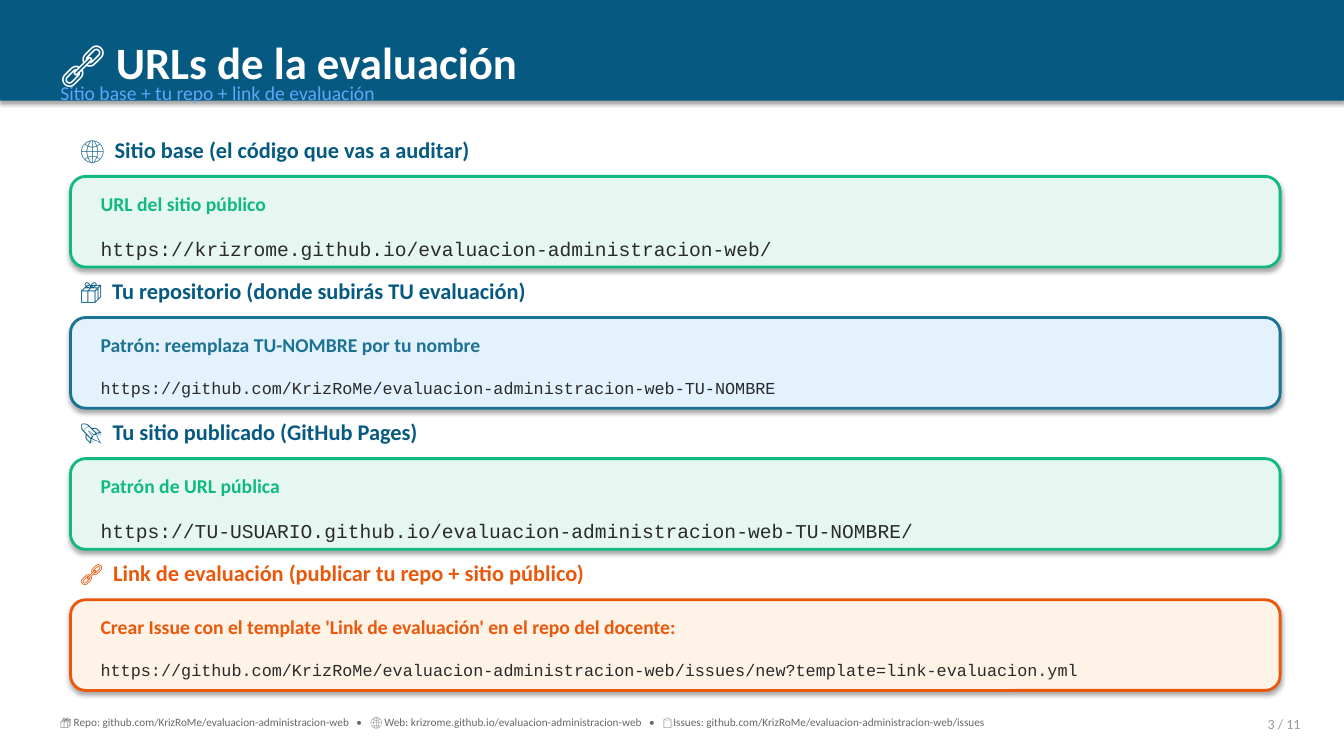
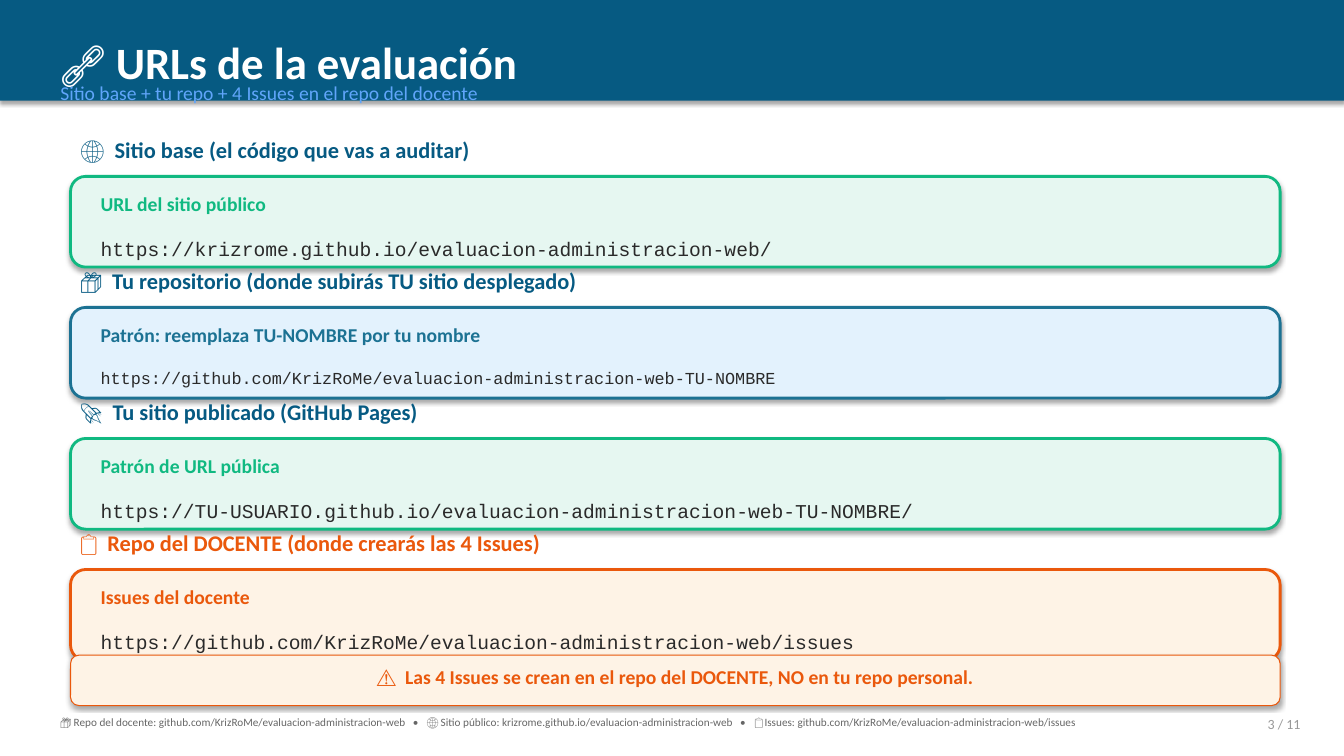
Before and after one commit to KrizRoMe/evaluacion-administracion-web, a slide deck: slide 3 of EVALUACION_PRACTICA_01.pptx. Drawn at 1344x756 pixels with LibreOffice and Linux fonts; fonts in the diff are those of the drawing. Boxes give left, top, right and bottom in pixels: in the first picture for what was removed or moved away, otherwise in the second. Text is boxed around its words. In the diff, an @@ line names an element or a change of style, - is before the commit and + after.

Commit message:
feat: 4 Issues en el repo del DOCENTE (3 hallazgos + 1 link-evaluación)
- PPT: 4 Issues × 5 pts = 20 pts
- 3 Issues de hallazgos: 1 rendimiento + 1 accesibilidad + 1 mantenimiento
- 4ª Issue: link-evaluación (link repo + link público)
- Todas las Issues se hacen en KrizRoMe/evaluacion-administracion-web/issues
- README plantilla con 4 secciones (Issue 1-4)
- Checklist actualizado
- Instrucciones actualizadas

```diff
--- a/EVALUACION_PRACTICA_01.pptx
+++ b/EVALUACION_PRACTICA_01.pptx
@@ text at bbox=[60, 83, 478, 105]: text changed @@
-Sitio base + tu repo + link de evaluación
+Sitio base + tu repo + 4 Issues en el repo del docente
@@ text at bbox=[112, 270, 576, 293]: text changed @@
-📦 Tu repositorio (donde subirás TU evaluación)
+📦 Tu repositorio (donde subirás TU sitio desplegado)
@@ 2 texts, 1 rounded rectangle: place and size @@
-2 texts, 1 rounded rectangle at bbox=[71, 318, 1280, 408]
+2 texts, 1 rounded rectangle at bbox=[71, 308, 1280, 398]
@@ 3 texts, 1 rounded rectangle: place and size @@
-3 texts, 1 rounded rectangle at bbox=[71, 423, 1280, 581]
+3 texts, 1 rounded rectangle at bbox=[71, 401, 1280, 684]
@@ text at bbox=[107, 532, 445, 684]: text changed @@
-🔗 Link de evaluación (publicar tu repo + sitio público)
+📋 Repo del DOCENTE (donde crearás las 4 Issues)
@@ text added at bbox=[430, 532, 973, 687], 14 pt, text #EA580C, bold @@
+⚠️ Las 4 Issues se crean en el repo del DOCENTE, NO en tu repo personal.
@@ rounded rectangle: place and size @@
-rounded rectangle at bbox=[71, 600, 1280, 691]
+rounded rectangle at bbox=[71, 570, 1280, 660]
@@ text at bbox=[101, 590, 250, 604]: text changed @@
-Crear Issue con el template 'Link de evaluación' en el repo del docente:
+Issues del docente
@@ rounded rectangle added at bbox=[71, 655, 1280, 706], fill #FEF3E6, outline #EA580C 0.75 pt @@
@@ text at bbox=[101, 635, 854, 684]: text changed; size 12 to 14 pt @@
-https://github.com/KrizRoMe/evaluacion-administracion-web/issues/new?template=link-evaluacion.yml
+https://github.com/KrizRoMe/evaluacion-administracion-web/issues
@@ text at bbox=[74, 718, 1076, 728]: text changed @@
-📦 Repo: github.com/KrizRoMe/evaluacion-administracion-web • 🌐 Web: krizrome.github.io/evaluacion-administracion-web • 📋 Issues: github.com/KrizRoMe/evaluacion-administracion-web/issues
+📦 Repo del docente: github.com/KrizRoMe/evaluacion-administracion-web • 🌐 Sitio público: krizrome.github.io/evaluacion-administracion-web • 📋 Issues: github.com/KrizRoMe/evaluacion-administracion-web/issues
```
Also in this commit, not shown: 10 other slides changed, 8 other files.
